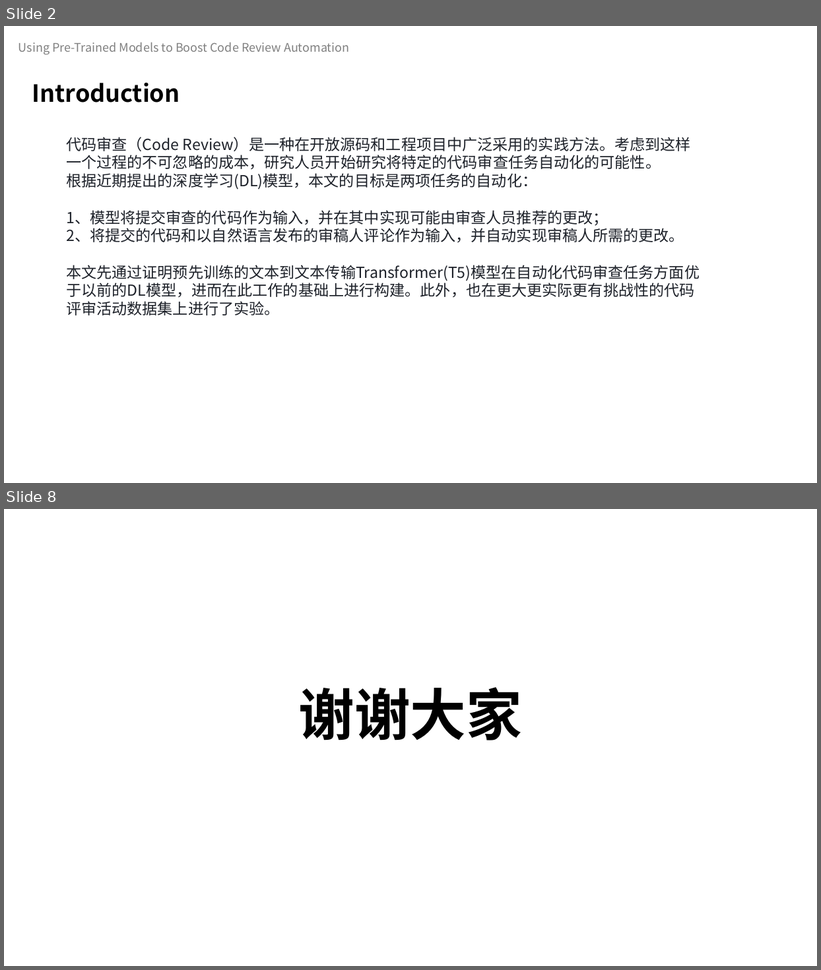
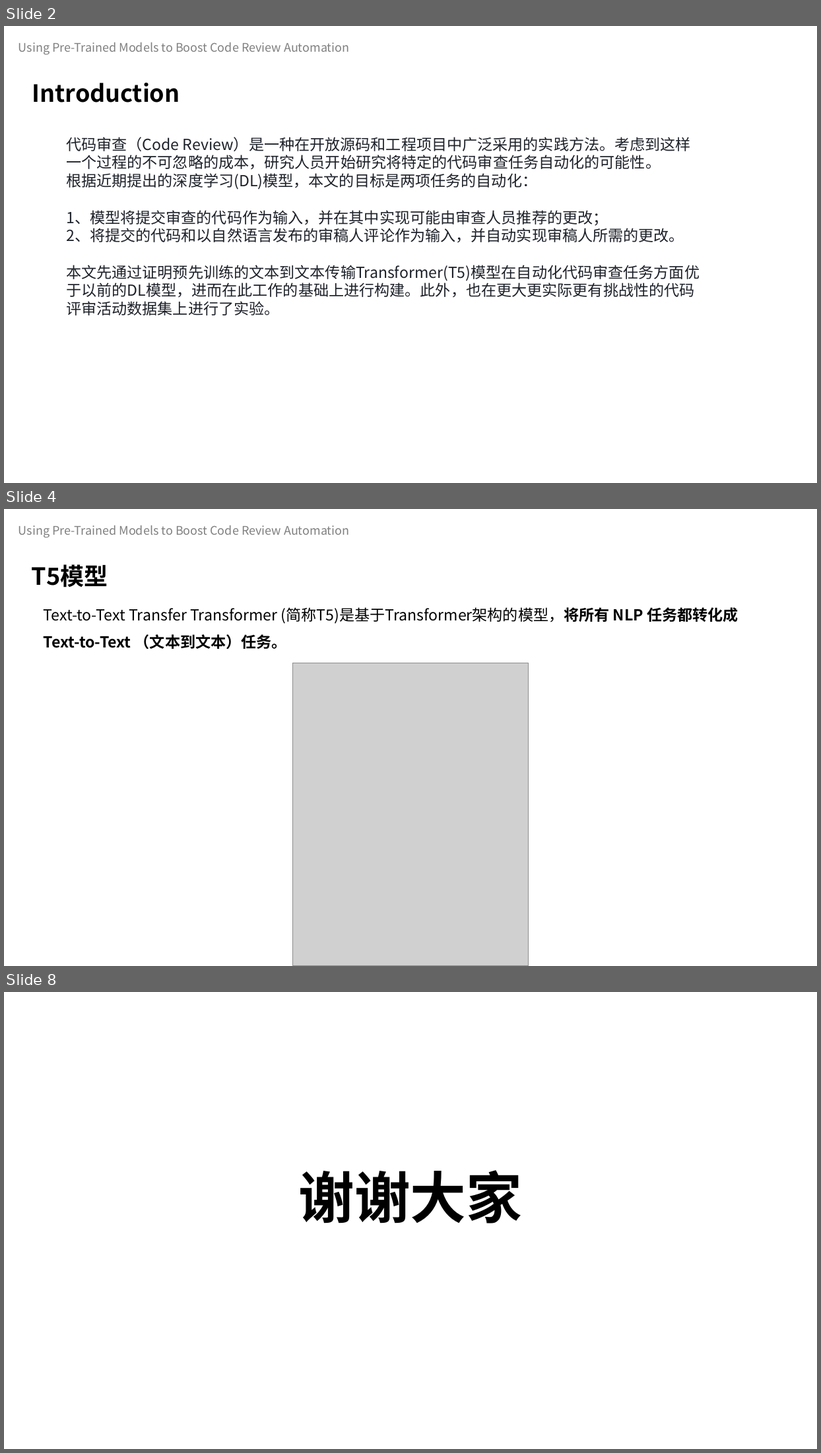
Before and after one commit to celeste-lingshi/Celeste, a slide deck: 汇报/软件测试展示_222126_项桂巳雨.pptx. Shown one above the other, each under a label of ours: slides 2 and 8 before the commit, slides 2, 4 and 8 after it; the slides between them are not shown. The pictures are 821x970 and 821x1453 pixels, drawn with LibreOffice and Linux fonts; fonts in the diff are those of the drawing; grey boxes stand for pictures. Boxes give left, top, right and bottom in pixels: in the first picture for what was removed or moved away, otherwise in the second. Text is boxed around its words. In the diff, an @@ line names an element or a change of style, - is before the commit and + after.

```diff
--- a/汇报/软件测试展示_222126_项桂巳雨.pptx
+++ b/汇报/软件测试展示_222126_项桂巳雨.pptx
@@ slide 4 added at [4,509,817,966], background #FFFFFF @@
@@ text added at [19,525,349,538], 14 pt, text #808080 @@
+Using Pre-Trained Models to Boost Code Review Automation
@@ text added at [32,564,108,588], 28 pt, text #000000, bold @@
+T5模型
@@ text added at [44,607,739,649], 18 pt, text #000000 @@
+Text-to-Text Transfer Transformer (简称T5)是基于Transformer架构的模型，将所有 NLP 任务都转化成 Text-to-Text （文本到文本）任务。
@@ picture added at [292,663,528,966] @@
```
Also in this commit, not shown: 1 slide changed, 2 other slides added, 3 slides removed.
